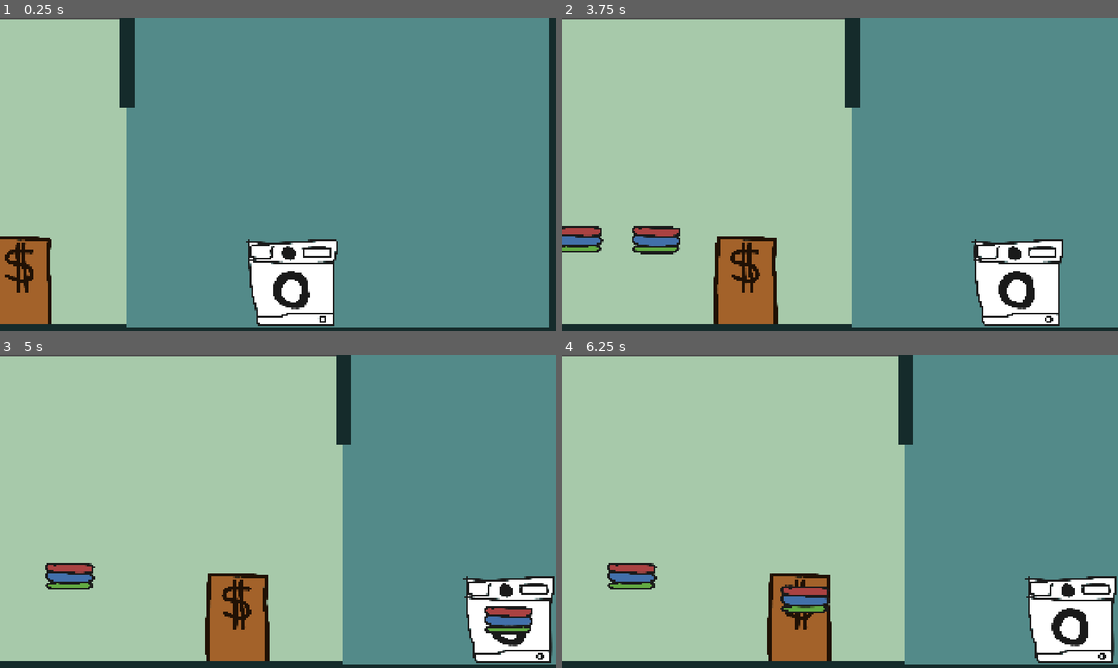
Above: before the commit, frames 1-4 (two rows, left to right).
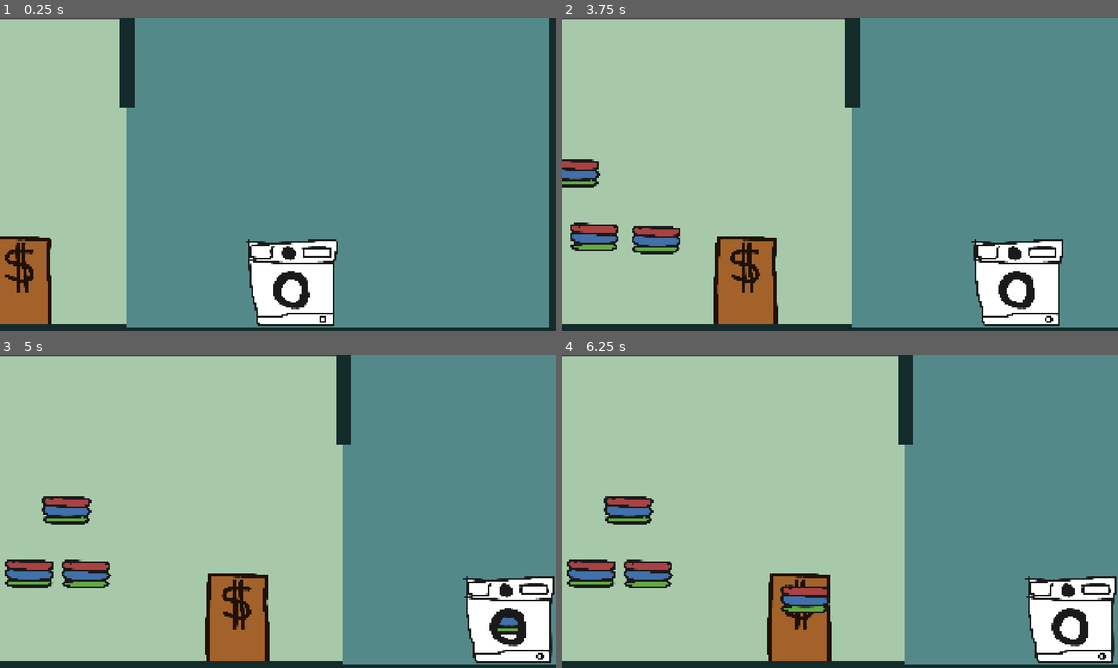
Above: after the commit, the same moments.

Repository: Scalamando/unslopping-machine
Game: Godot game, scene res://scenes/main.tscn
The game is run twice, just before and just after one commit, with the same random seed, the same clock (stepped at 60 frames per second) and the same inputs.
Inputs (mouse positions are in pixels of both pictures, inside the frame that each line leads up to):
- Up to frame 1 (0.25 s): no input
- Up to frame 2 (3.75 s): tap Enter at 0.5, 2, 3.5 s; move the mouse to (962, 158) at 0.52 s; hold E (move_right_room) 0.53-1.25 s; click (962, 158) at 0.6 s; tap Space at 1.25, 2.75 s; drag from (728, 190) to (584, 262) at 1.27 s; move the mouse to (895, 105) at 2.02 s; hold E (move_right_room) 2.03-2.75 s; click (895, 105) at 2.1 s; drag from (812, 237) to (673, 127) at 2.77 s; move the mouse to (1006, 221) at 3.52 s; hold Q (move_left_room) from 3.53 s (still down); click (1006, 221) at 3.6 s
- Up to frame 3 (5 s): release Q (move_left_room) at 4.25 s; drag from (144, 577) to (505, 621) at 4.27 s
- Up to frame 4 (6.25 s): move the mouse to (634, 577) at 5.02 s; hold Q (move_left_room) 5.03-5.75 s; click (634, 577) at 5.1 s; tap Space at 5.75 s; drag from (1067, 621) to (801, 599) at 5.77 s

The runs differ from the first frame. In frame 1, less than 0.1% of the frame differs, in the area x 44-61%, y 71-97%; in frame 2, 1.3%; in frame 3, 2.7%, in the area x 0-100%, y 45-96%; in frame 4, 2.2%.

Commit message:
feat: washing machine slots

Diff:
--- a/scenes/main.tscn
+++ b/scenes/main.tscn
@@ -28,7 +28,13 @@
 position = Vector2(-1200, 226)
 
 [node name="Cloth2" parent="." unique_id=406249680 instance=ExtResource("7_o6xl0")]
-position = Vector2(-1469, 224)
+position = Vector2(-1413, 217)
+
+[node name="Cloth3" parent="." unique_id=1931897766 instance=ExtResource("7_o6xl0")]
+position = Vector2(-1609, 215)
+
+[node name="Cloth4" parent="." unique_id=2089582836 instance=ExtResource("7_o6xl0")]
+position = Vector2(-1480, -4)
 
 [node name="WaschingMachine" parent="." unique_id=1667756517 instance=ExtResource("6_tefeu")]
 position = Vector2(46, 375)
--- a/scenes/washing_machine.tscn
+++ b/scenes/washing_machine.tscn
@@ -4,6 +4,7 @@
 [ext_resource type="Script" uid="uid://nj1hdjl1vob2" path="res://addons/drag_and_drop/scripts/drop_zone.gd" id="2_se0gy"]
 [ext_resource type="Script" uid="uid://b5wqxyc42r5u" path="res://addons/drag_and_drop/resources/drop_behaviors/drop_behavior_reject.gd" id="3_1vf26"]
 [ext_resource type="Script" uid="uid://djdmnemxrx7bg" path="res://addons/drag_and_drop/resources/draggable_types/draggable_type.gd" id="3_fckx4"]
+[ext_resource type="Texture2D" uid="uid://b4ydssd7c1m05" path="res://assets/wasching_machine.png" id="5_fckx4"]
 
 [sub_resource type="RectangleShape2D" id="RectangleShape2D_rcsmu"]
 size = Vector2(300, 300)
@@ -16,11 +17,22 @@
 script = ExtResource("3_fckx4")
 metadata/_custom_type_script = "uid://djdmnemxrx7bg"
 
+[sub_resource type="SpriteFrames" id="SpriteFrames_rcvbw"]
+animations = [{
+"frames": [{
+"duration": 1.0,
+"texture": ExtResource("1_td5mw")
+}],
+"loop": 1,
+"name": &"default",
+"speed": 5.0
+}]
+
 [sub_resource type="SpriteFrames" id="SpriteFrames_rcsmu"]
 animations = [{
 "frames": [{
 "duration": 1.0,
-"texture": ExtResource("1_td5mw")
+"texture": ExtResource("5_fckx4")
 }],
 "loop": 1,
 "name": &"default",
@@ -36,13 +48,25 @@
 script = ExtResource("2_se0gy")
 attach_spot = NodePath("../ClothContainer")
 drop_behavior = SubResource("Resource_10535")
-snap_style = 1
 accepted_draggable_types = Array[ExtResource("3_fckx4")]([SubResource("Resource_32ftm")])
 metadata/_custom_type_script = "uid://nj1hdjl1vob2"
 
-[node name="AnimatedSprite2D" type="AnimatedSprite2D" parent="." unique_id=2095168351]
+[node name="Slot3" type="Marker2D" parent="DropZone" unique_id=890196539]
+
+[node name="Slot2" type="Marker2D" parent="DropZone" unique_id=5125084]
+position = Vector2(0, 30)
+
+[node name="Slot1" type="Marker2D" parent="DropZone" unique_id=936664904]
+position = Vector2(1, 62)
+
+[node name="Background" type="AnimatedSprite2D" parent="." unique_id=987259098]
 scale = Vector2(0.25, 0.25)
-sprite_frames = SubResource("SpriteFrames_rcsmu")
+sprite_frames = SubResource("SpriteFrames_rcvbw")
 
 [node name="ClothContainer" type="Node2D" parent="." unique_id=663207046]
 position = Vector2(0, 25)
+scale = Vector2(0.25, 0.25)
+
+[node name="Foreground" type="AnimatedSprite2D" parent="." unique_id=2095168351]
+scale = Vector2(0.25, 0.25)
+sprite_frames = SubResource("SpriteFrames_rcsmu")
Binary file added: assets/wasching_machine.png
Not shown, added: assets/wasching_machine.png.import
